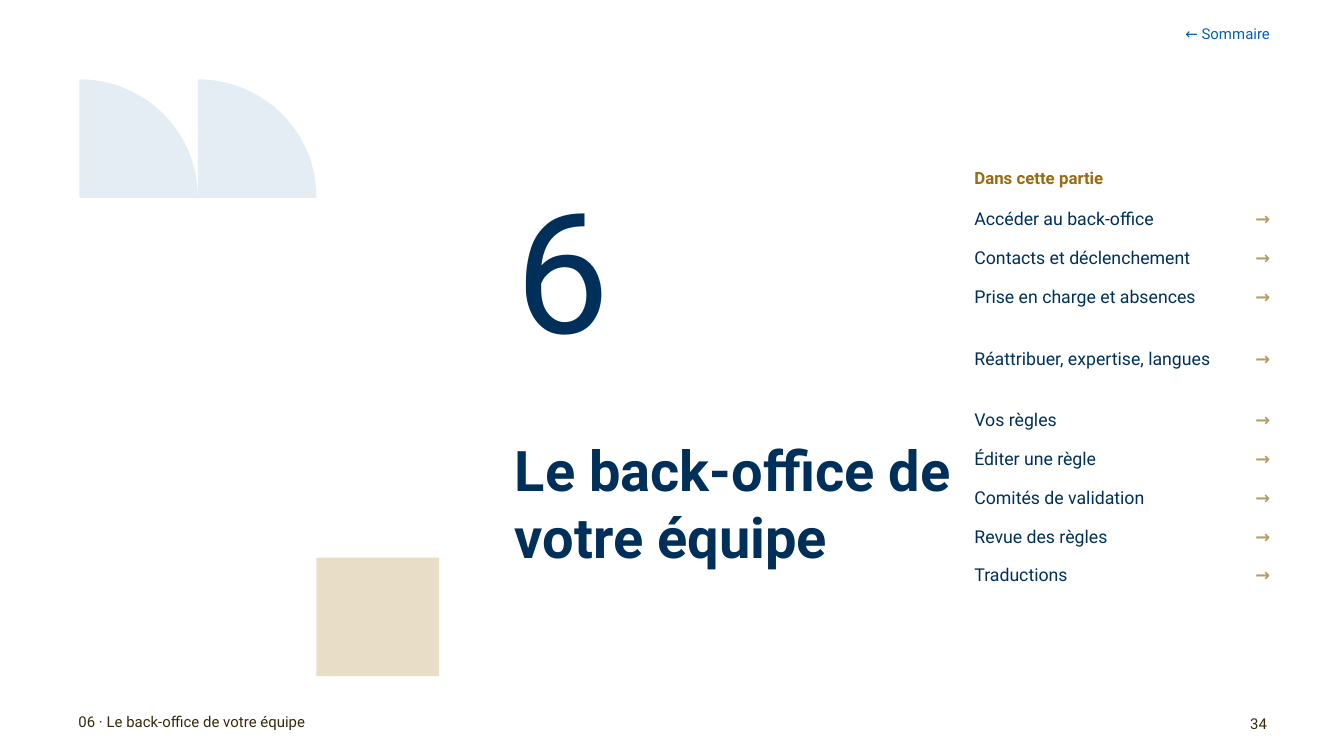
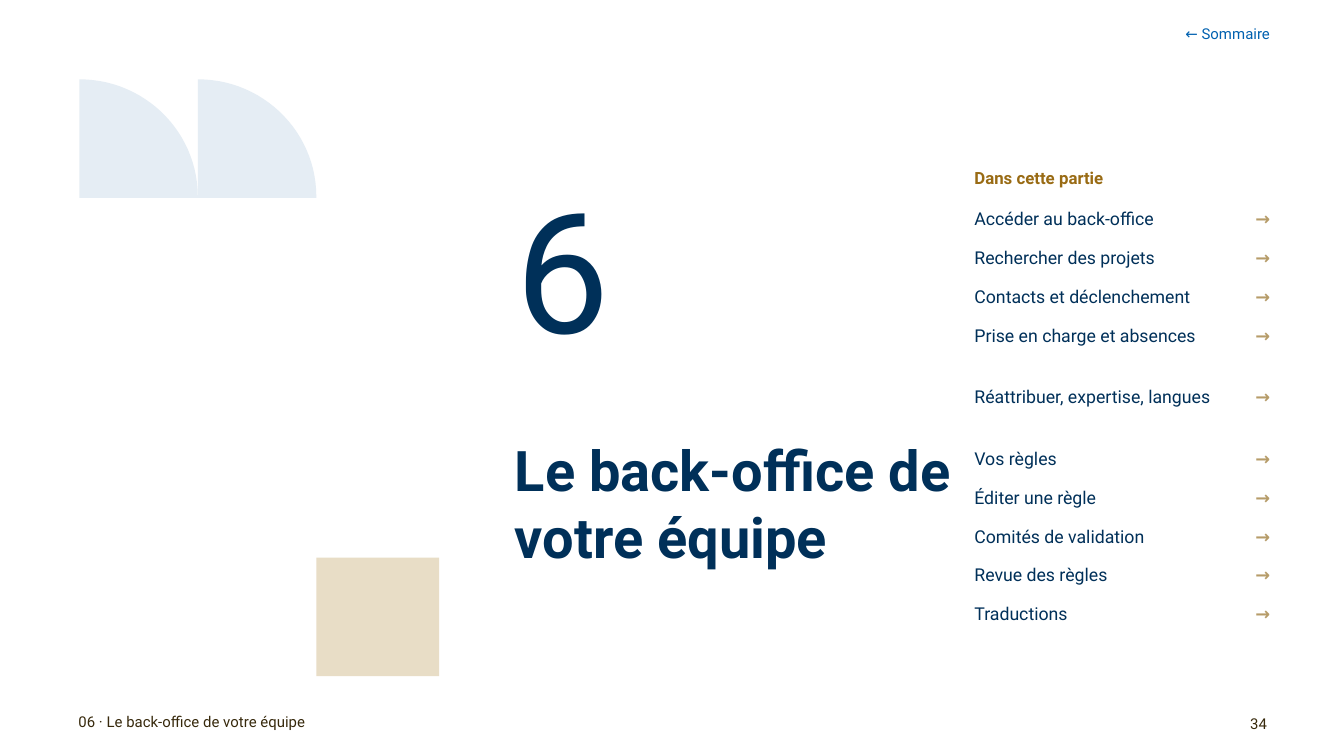
Before and after one commit to antoinelmariel-ux/ProjectNavigator, a slide deck: slide 34 of docs/Project Navigator_ Manuel SME.pptx. Drawn at 1344x756 pixels with LibreOffice and Linux fonts; fonts in the diff are those of the drawing; background and template pictures are left out. Boxes give left, top, right and bottom in pixels: in the first picture for what was removed or moved away, otherwise in the second. Text is boxed around its words. In the diff, an @@ line names an element or a change of style, - is before the commit and + after.

```diff
--- a/docs/Project Navigator_ Manuel SME.pptx
+++ b/docs/Project Navigator_ Manuel SME.pptx
@@ text added at (974,250,1154,268), 9.5 pt, text #003059 @@
+Rechercher des projets
@@ text "→": place and size @@
-text "→" at (1223,348,1270,370)
+text "→" at (1223,325,1270,347)
@@ text "→": place and size @@
-text "→" at (1223,409,1270,430)
+text "→" at (1223,386,1270,407)
@@ 8 texts: place and size @@
-8 texts at (974,250,1210,581)
+8 texts at (974,289,1210,620)
@@ text added at (1223,603,1270,625), 9.5 pt, text #B69C69, bold @@
+→
```
Also in this commit, not shown: 6 other slides changed, 2 slides added, 1 other file.
